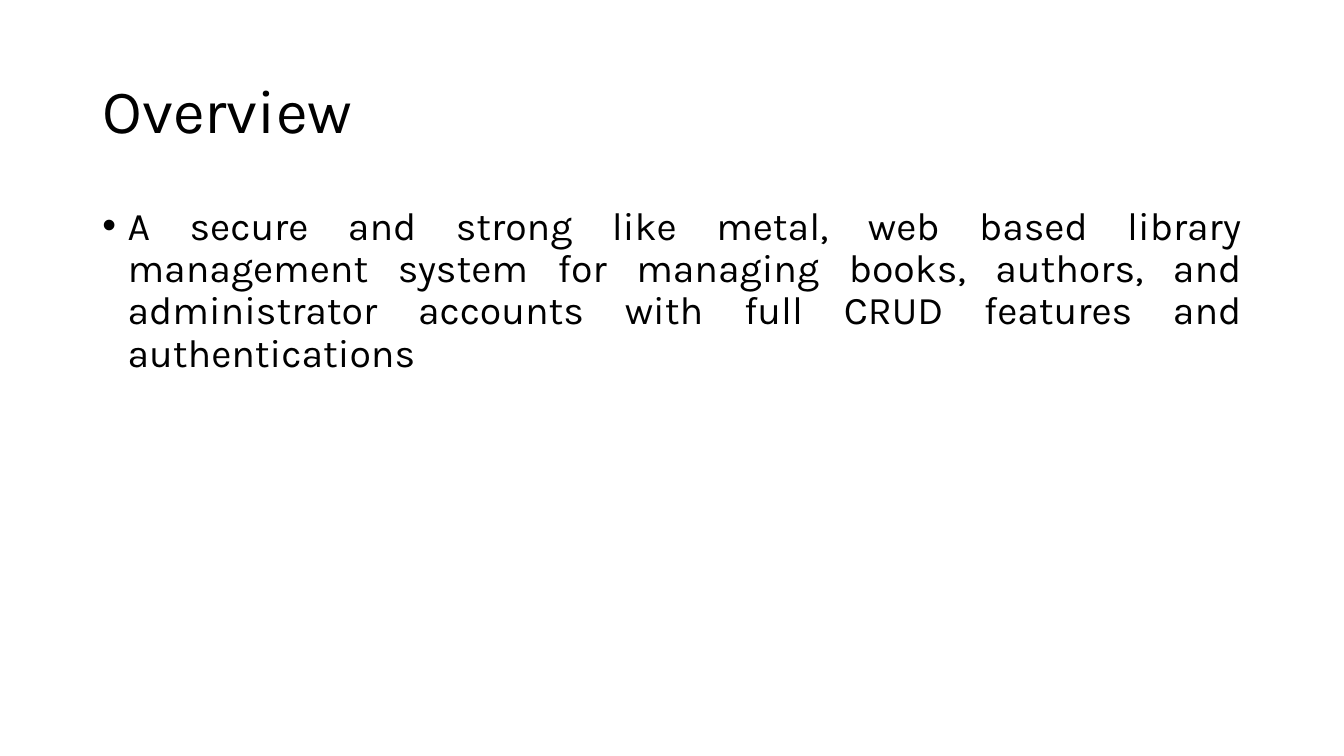
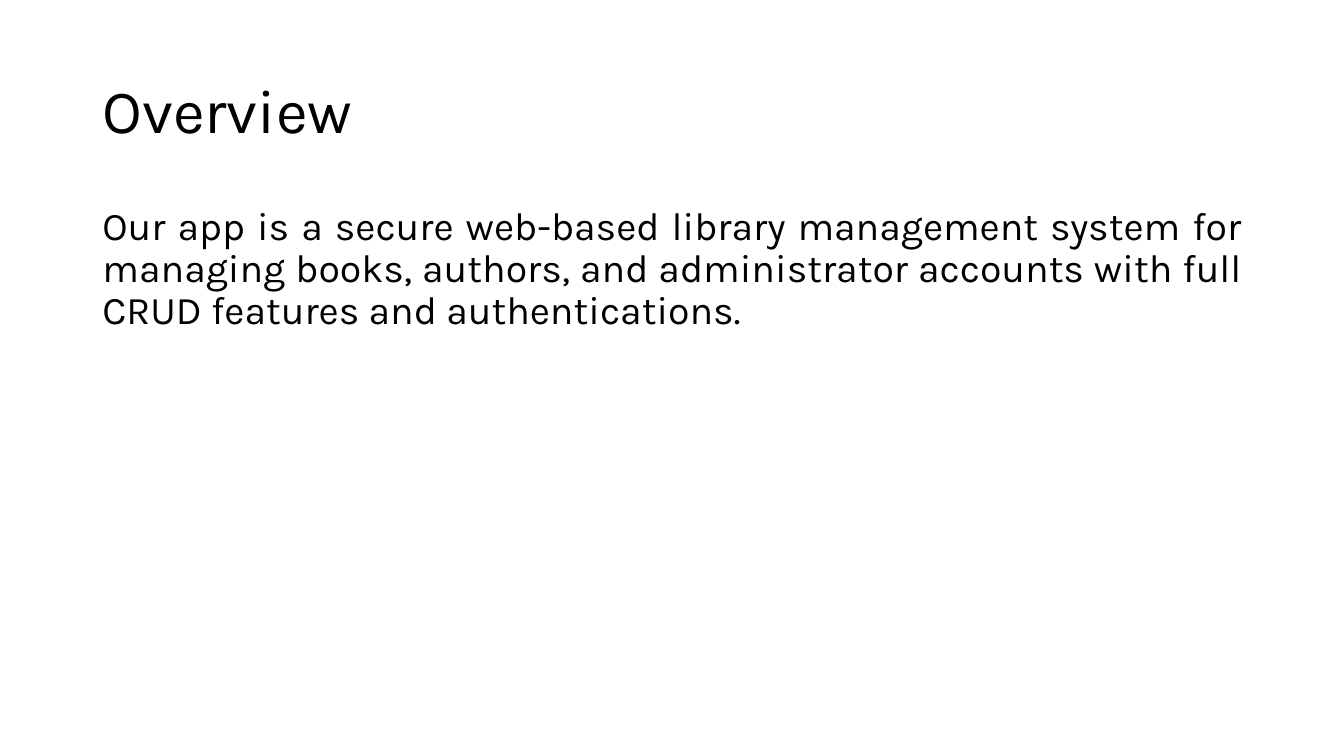
Before and after one commit to DavidSushames/LibraryApp, a slide deck: slide 2 of Presentation Slides.pptx. Drawn at 1344x756 pixels with LibreOffice and Linux fonts; fonts in the diff are those of the drawing. Boxes give left, top, right and bottom in pixels: in the first picture for what was removed or moved away, otherwise in the second. Text is boxed around its words. In the diff, an @@ line names an element or a change of style, - is before the commit and + after.

```diff
--- a/Presentation Slides.pptx
+++ b/Presentation Slides.pptx
@@ text at (102, 213, 1241, 325): text changed @@
-• A secure and strong like metal, web based library management system for managing books, authors, and administrator accounts with full CRUD features and authentications
+Our app is a secure web-based library management system for managing books, authors, and administrator accounts with full CRUD features and authentications.
```
Also in this commit, not shown: 13 other slides changed, 5 slides added, 55 other files.
